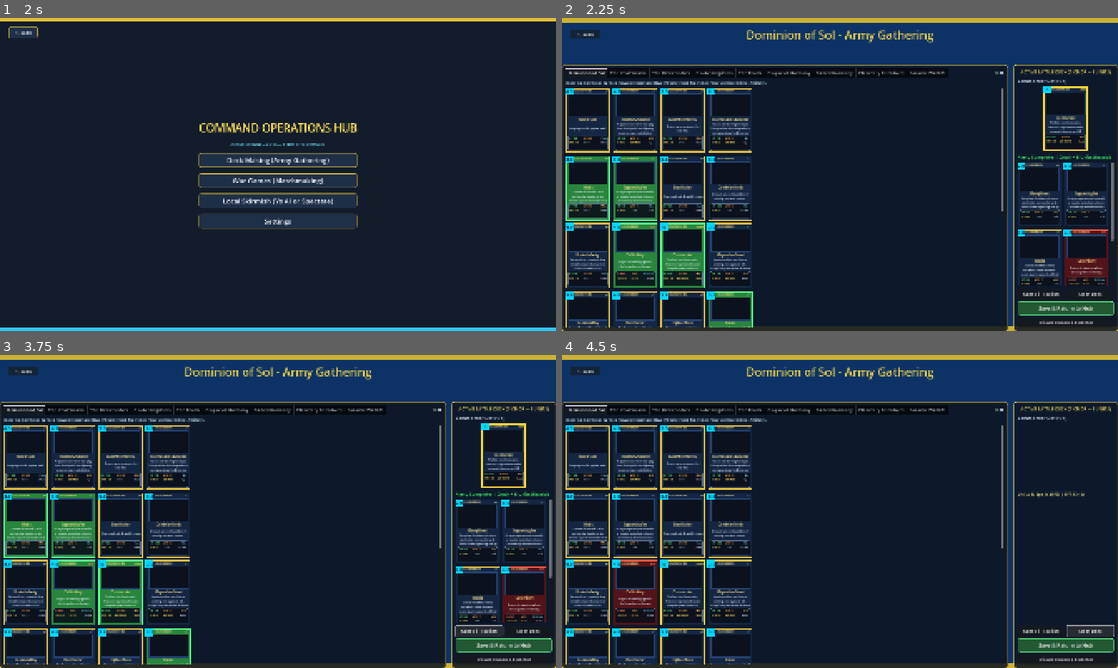
Above: before the commit, frames 1-4 (two rows, left to right).
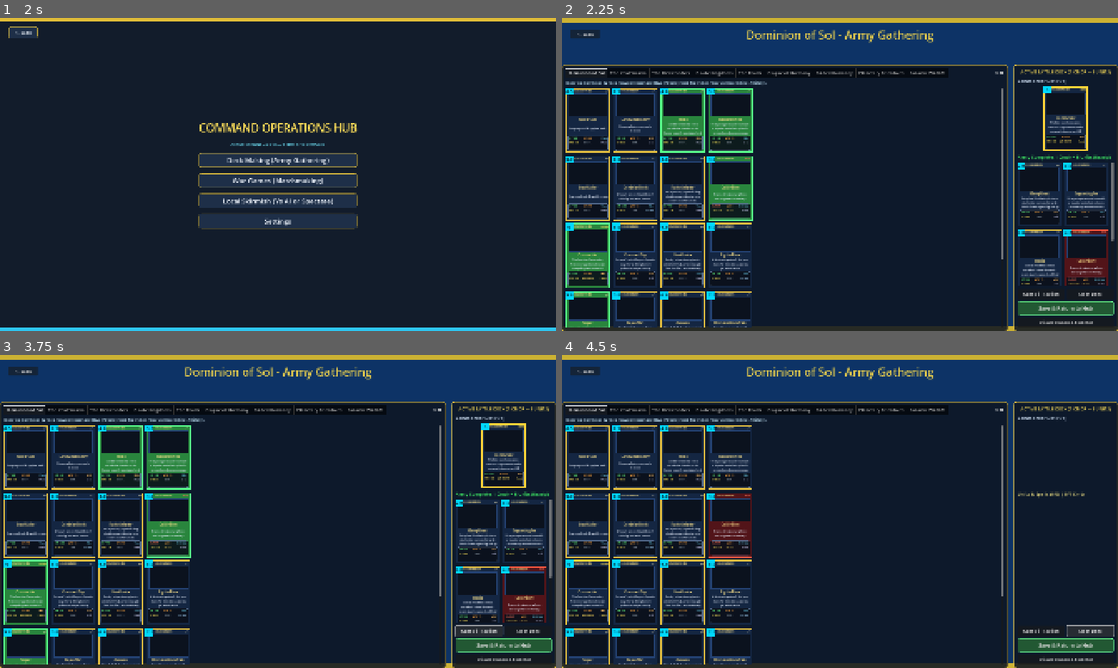
Above: after the commit, the same moments.

Repository: geoffbradford96/UBB_v8
Game: Godot game, scene res://Scenes/BootScreen.tscn
Same seed, same stepped clock (60 frames per second), same inputs: the game is played once before the commit and once after it.
Inputs (mouse positions are in pixels of both pictures, inside the frame that each line leads up to):
- Up to frame 1 (2 s): tap Enter at 0.5 s; move the mouse to (400, 158) at 0.52 s; hold Right (ui_right) 0.53-1.25 s; tap 1 at 0.6 s; click (400, 158) at 0.67 s; click "Local Play" at 1.25 s
- Up to frame 2 (2.25 s): click "Deck Making (Army Gathering)" at 2 s
- Up to frame 3 (3.75 s): click "Player1" at 2.75 s; click "Auto-Fill Faction" at 3.5 s
- Up to frame 4 (4.5 s): click "Clear Deck" at 4.25 s

Frame 1 is identical in both runs. In frame 2, 7.9% of the frame differs, in the area x 0-80%, y 22-99%; in frame 3, 7.9%; in frame 4, 3.5%.

Commit message:
Fix missing GameState.get_lane_forward_vector (Primitive builders), Magma cards leaking into Dominion deck tab; add data-driven UnitAudit scene

Diff:
--- /dev/null
+++ b/Scenes/UnitAudit.tscn
@@ -0,0 +1,6 @@
+[gd_scene load_steps=2 format=3]
+
+[ext_resource type="Script" path="res://Scripts/UnitAudit.gd" id="1_audit"]
+
+[node name="UnitAudit" type="Node"]
+script = ExtResource("1_audit")
--- a/Scripts/ArmyGathering.gd
+++ b/Scripts/ArmyGathering.gd
@@ -354,7 +354,7 @@
 		var is_plague = not is_nightmare and not is_winter and not is_wildlife and ("Plague" in card_data.card_name)
 		var is_gilded = not is_nightmare and not is_winter and not is_wildlife and ("Gilded" in card_data.card_name)
 		var is_primitive = not is_nightmare and not is_winter and not is_wildlife and ("Primitive" in card_data.card_name)
-		var is_dominion = not is_nightmare and not is_winter and not is_void and not is_rimworlder and not is_pirate and not is_reach and not is_plague and not is_gilded and not is_primitive and not is_wildlife
+		var is_dominion = not is_nightmare and not is_winter and not is_void and not is_rimworlder and not is_pirate and not is_reach and not is_plague and not is_gilded and not is_primitive and not is_wildlife and not is_magma
 
 		var is_valid = (tab_idx == 12) or (tab_idx == 0 and is_dominion) or (tab_idx == 1 and is_void) or (tab_idx == 2 and i …(309 unchanged characters)…
 		if is_valid:
--- a/Scripts/GameState.gd
+++ b/Scripts/GameState.gd
@@ -515,6 +515,42 @@
 	else: # Default 1v1 Arena
 		return abs(pos.x)
 
+## Forward march direction for support units that have no combat target:
+## toward the nearest living enemy Base/Tower, blended with the pull back onto the lane.
+## Returns Vector3.ZERO when no enemy structure exists (callers must tolerate that).
+func get_lane_forward_vector(pos: Vector3, team: String) -> Vector3:
+	var tree := get_tree()
+	if tree == null:
+		return Vector3.ZERO
+	var best: Node3D = null
+	var best_d: float = INF
+	for node in tree.get_nodes_in_group("Targetable"):
+		if not is_instance_valid(node) or not (node is Node3D):
+			continue
+		if team != "" and node.is_in_group(team):
+			continue
+		var nm: String = node.name
+		if not ("Base" in nm or "Tower" in nm):
+			continue
+		var hc = node.get_node_or_null("HealthComponent")
+		if hc and hc.is_dead:
+			continue
+		var d: float = pos.distance_squared_to(node.global_position)
+		if d < best_d:
+			best_d = d
+			best = node
+	if best == null:
+		return Vector3.ZERO
+	var to_obj: Vector3 = best.global_position - pos
+	to_obj.y = 0.0
+	if to_obj.length_squared() < 0.0001:
+		return Vector3.ZERO
+	var fwd: Vector3 = to_obj.normalized()
+	var to_lane: Vector3 = get_vector_towards_nearest_lane(pos)
+	if to_lane != Vector3.ZERO:
+		fwd = (fwd * 0.75 + to_lane * 0.25).normalized()
+	return fwd
+
 func get_vector_towards_nearest_lane(pos: Vector3) -> Vector3:
 	if lane_segments.size() > 0:
 		var closest: Vector2 = _get_cached_nearest_lane_point(pos.x, pos.z)
--- a/Scripts/PrimitiveBuilder.gd
+++ b/Scripts/PrimitiveBuilder.gd
@@ -145,7 +145,7 @@
 			var lane_fwd = gs.get_lane_forward_vector(global_position, my_team)
 			velocity.x = lane_fwd.x * speed
 			velocity.z = lane_fwd.z * speed
-			is_moving = true
+			is_moving = lane_fwd.length_squared() > 0.0001
 
 			var look_pos = global_position + Vector3(lane_fwd.x, 0, lane_fwd.z)
 			if global_position.distance_to(look_pos) > 0.1:
--- a/Scripts/PrimitiveCavemanBuilder.gd
+++ b/Scripts/PrimitiveCavemanBuilder.gd
@@ -152,7 +152,7 @@
 			var lane_fwd = gs.get_lane_forward_vector(global_position, my_team)
 			velocity.x = lane_fwd.x * speed
 			velocity.z = lane_fwd.z * speed
-			is_moving = true
+			is_moving = lane_fwd.length_squared() > 0.0001
 
 			var look_pos = global_position + Vector3(lane_fwd.x, 0, lane_fwd.z)
 			if global_position.distance_to(look_pos) > 0.1:
--- /dev/null
+++ b/Scripts/UnitAudit.gd
@@ -0,0 +1,180 @@
+extends Node
+## Data-driven audit: every card -> unit scene, instantiated INTO the live tree and ticked.
+## Run: godot --headless --path . res://Scenes/UnitAudit.tscn
+## Prints every finding; exits 1 if any "ERROR" findings exist.
+
+var findings: Array = []
+var errors: int = 0
+
+func _note(sev: String, who: String, msg: String):
+	findings.append("[%s] %s: %s" % [sev, who, msg])
+	if sev == "ERROR":
+		errors += 1
+
+func _collect_meshes(n: Node, out: Array):
+	if n is MeshInstance3D and n.mesh != null:
+		out.append(n)
+	for c in n.get_children():
+		_collect_meshes(c, out)
+
+func _ready():
+	await get_tree().process_frame
+	var dir = DirAccess.open("res://Data/Cards")
+	var names: Array = []
+	dir.list_dir_begin()
+	var f = dir.get_next()
+	while f != "":
+		if f.ends_with(".tres"):
+			names.append(f)
+		f = dir.get_next()
+	names.sort()
+
+	var arena = Node3D.new()
+	arena.name = "AuditArena"
+	add_child(arena)
+	# Real floor so units settle exactly as they do in a match.
+	var floor_body := StaticBody3D.new()
+	var floor_shape := CollisionShape3D.new()
+	var floor_box := BoxShape3D.new()
+	floor_box.size = Vector3(400, 2, 400)
+	floor_shape.shape = floor_box
+	floor_shape.position = Vector3(0, -1.0, 0)
+	floor_body.add_child(floor_shape)
+	arena.add_child(floor_body)
+
+	var seen_scenes := {}
+	var cmdr_count := 0
+	for fn in names:
+		var card = load("res://Data/Cards/" + fn)
+		var who: String = fn.replace(".tres", "")
+		if card == null:
+			_note("ERROR", who, "card failed to load")
+			continue
+		# ---- card data sanity ----
+		if card.cost <= 0.0 and card.card_type != "Commander":
+			_note("ERROR", who, "non-positive cost %s" % card.cost)
+		if card.card_name.strip_edges() == "" or card.card_name == "Unknown Unit":
+			_note("ERROR", who, "card_name unset")
+		if card.description.strip_edges() == "" or card.description == "A standard unit.":
+			_note("WARN", who, "placeholder description")
+		if card.unit_scene == null:
+			_note("ERROR", who, "no unit_scene")
+			continue
+		if card.card_type == "Commander":
+			cmdr_count += 1
+		var sp: String = card.unit_scene.resource_path
+		seen_scenes[sp] = seen_scenes.get(sp, 0) + 1
+
+		if card.is_spell:
+			continue
+
+		# ---- instantiate into live tree ----
+		var u = card.unit_scene.instantiate()
+		u.name = who + "_audit"
+		arena.add_child(u)
+		if u is Node3D:
+			# Same spawn offset ArenaManager.sync_spawn_card uses (+2.0 y, then gravity settles it)
+			u.global_position = Vector3(randf_range(-30, 30), 2.0, randf_range(-30, 30))
+		await get_tree().process_frame
+
+		# stat consistency: apply card HP exactly like sync_spawn_card, then compare
+		var hc = u.get_node_or_null("HealthComponent")
+		if hc and hc.has_method("set_max_health") and (card.max_hp != 100.0 or hc.max_health == 100.0):
+			hc.set_max_health(card.max_hp)
+		if hc == null:
+			_note("ERROR", who, "no HealthComponent")
+		else:
+			if absf(hc.max_health - card.max_hp) > 0.5:
+				_note("WARN", who, "card max_hp %.0f != HealthComponent max_health %.0f" % [card.max_hp, hc.max_health])
+			if hc.current_health > hc.max_health + 0.01 or hc.current_health <= 0.0:
+				_note("ERROR", who, "bad starting health %.1f/%.1f" % [hc.current_health, hc.max_health])
+		# NOTE: Unit.max_health is only a one-time seed into HealthComponent (the HealthComponent
+		# is the source of truth for damage/heal/AI), so it is intentionally not compared here.
+
+		# ---- tick physics with a nearby enemy so move/attack animation code paths run ----
+		var foe = null
+		var u_team := ""
+		for g in u.get_groups():
+			if str(g).begins_with("Side"):
+				u_team = str(g)
+		if "team" in u:
+			u.set("team", "SideA")
+		u.add_to_group("SideA")
+		u.add_to_group("Targetable")
+		foe = Node3D.new()
+		foe.name = "AuditDummyFoe"
+		var fhc = HealthComponent.new()
+		fhc.name = "HealthComponent"
+		fhc.max_health = 99999.0
+		fhc.current_health = 99999.0
+		foe.add_child(fhc)
+		foe.add_to_group("SideB")
+		foe.add_to_group("Targetable")
+		arena.add_child(foe)
+		if u is Node3D:
+			foe.global_position = u.global_position + Vector3(0, 0, -6.0)
+		for i in range(30):
+			await get_tree().physics_frame
+			if not is_instance_valid(u):
+				break
+		if is_instance_valid(u):
+			_check_visual(u, who)
+		if is_instance_valid(u) and u is Node3D:
+			var p: Vector3 = u.global_position
+			if is_nan(p.x) or is_nan(p.y) or is_nan(p.z):
+				_note("ERROR", who, "position became NaN after ticking")
+			elif p.y < -5.0:
+				_note("ERROR", who, "fell through the world (y=%.1f)" % p.y)
+		if is_instance_valid(foe):
+			foe.queue_free()
+		if is_instance_valid(u):
+			u.queue_free()
+		await get_tree().process_frame
+
+	if cmdr_count < 12:
+		_note("WARN", "decks", "only %d commander cards found (expected >= 12 factions)" % cmdr_count)
+
+	print("\n================ UNIT AUDIT FINDINGS ================")
+	for l in findings:
+		print(l)
+	print("================ %d cards audited, %d ERROR(S), %d total findings ================" % [names.size(), errors, findings.size()])
+	get_tree().quit(1 if errors > 0 else 0)
+
+const FLYER_HINTS := ["Plane", "Flyer", "Pyrodactyl", "Dragon", "Bat", "Beetle", "Jelly", "Eagle", "Condor", "Raven", "Owl", "Hornet", "Wasp", "Bee", "Mosquito", "Dragonfly", "Locust", "Falcon", "Crow", "Jay", "Magpie", "Rook", "Jackdaw", "Goose", "Pelican", "Shoebill", "Woodpecker", "Sprite", "Gargoyle", "Reindeer", "Spire", "Tower", "Bay", "Overlord", "Meteor", "Drone", "Harpy", "Secretary", "Pecking", "Hawk", "Vulture", "Stork"]
+
+func _check_visual(u: Node, who: String):
+	var meshes: Array = []
+	_collect_meshes(u, meshes)
+	if meshes.is_empty():
+		_note("ERROR", who, "NO visible mesh at all (invisible unit)")
+		return
+	var low := INF
+	var high := -INF
+	var bad_nan := false
+	for m in meshes:
+		var a: AABB = m.global_transform * m.get_aabb()
+		if is_nan(a.position.x) or is_nan(a.size.x) or is_inf(a.size.x):
+			bad_nan = true
+			continue
+		low = minf(low, a.position.y)
+		high = maxf(high, a.position.y + a.size.y)
+	if bad_nan:
+		_note("ERROR", who, "mesh AABB has NaN/Inf (broken transform)")
+		return
+	if low == INF:
+		return
+	var height: float = high - low
+	var is_flyer := false
+	for h in FLYER_HINTS:
+		if h in who:
+			is_flyer = true
+			break
+	if height < 0.15:
+		_note("WARN", who, "model very flat/tiny (height %.2f)" % height)
+	if height > 14.0 and not ("Dragon" in who or "Beast" in who or "Maw" in who):
+		_note("WARN", who, "model very tall (height %.1f)" % height)
+	# floor is at y=0 in the audit arena, so lowest vertex is the true buried depth
+	if low < -0.6:
+		_note("ERROR", who, "model buried %.2fm below ground (lowest vertex y=%.2f)" % [-low, low])
+	if low > 2.5 and not is_flyer:
+		_note("WARN", who, "model floats %.2fm above ground (non-flyer?)" % low)
